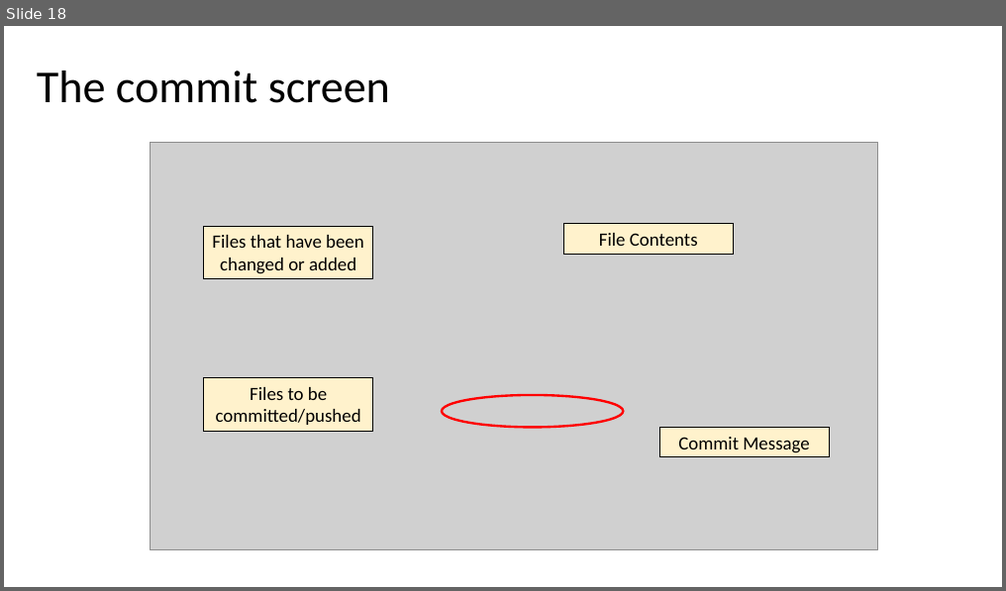
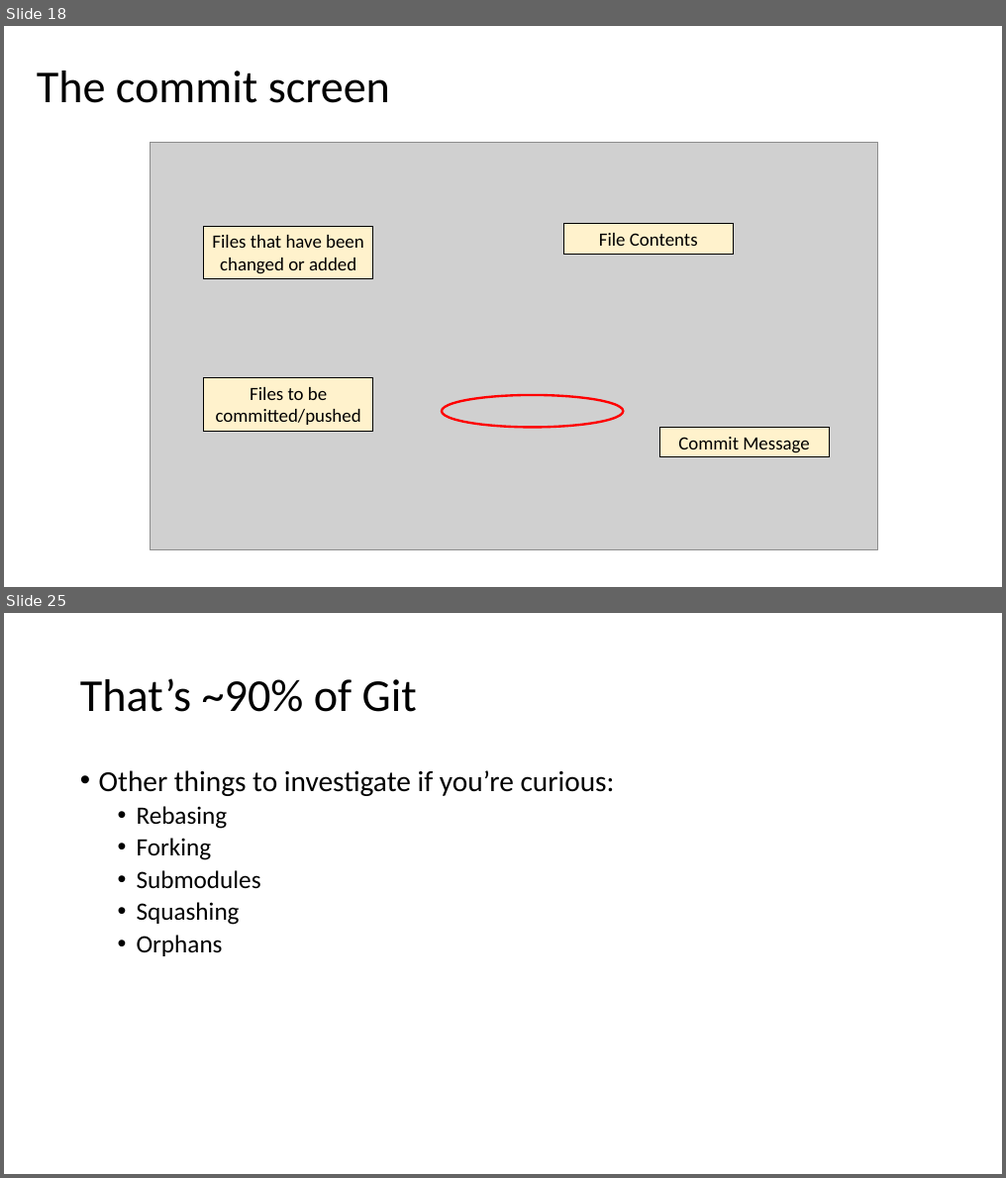
Before and after one commit to maxxb77/EBGN632_2019, a slide deck: ClassSlides/Course2.pptx. Shown one above the other, each under a label of ours: slide 18 before the commit, slides 18 and 25 after it; the slides between them are not shown. The pictures are 1006x591 and 1006x1178 pixels, drawn with LibreOffice and Linux fonts; fonts in the diff are those of the drawing; grey boxes stand for pictures. Boxes give left, top, right and bottom in pixels: in the first picture for what was removed or moved away, otherwise in the second. Text is boxed around its words. In the diff, an @@ line names an element or a change of style, - is before the commit and + after.

```diff
--- a/ClassSlides/Course2.pptx
+++ b/ClassSlides/Course2.pptx
@@ slide 25 added at bbox=[4, 613, 1002, 1174], background #FFFFFF @@
@@ title added at bbox=[80, 678, 417, 712], 44 pt, text #000000 @@
+That’s ~90% of Git
@@ text added at bbox=[99, 770, 615, 957], 24 pt, text #000000 @@
+• Other things to investigate if you’re curious:
+  • Rebasing
+  • Forking
+  • Submodules
+  • Squashing
+  • Orphans
```
Also in this commit, not shown: 1 slide changed, 6 other slides added.
